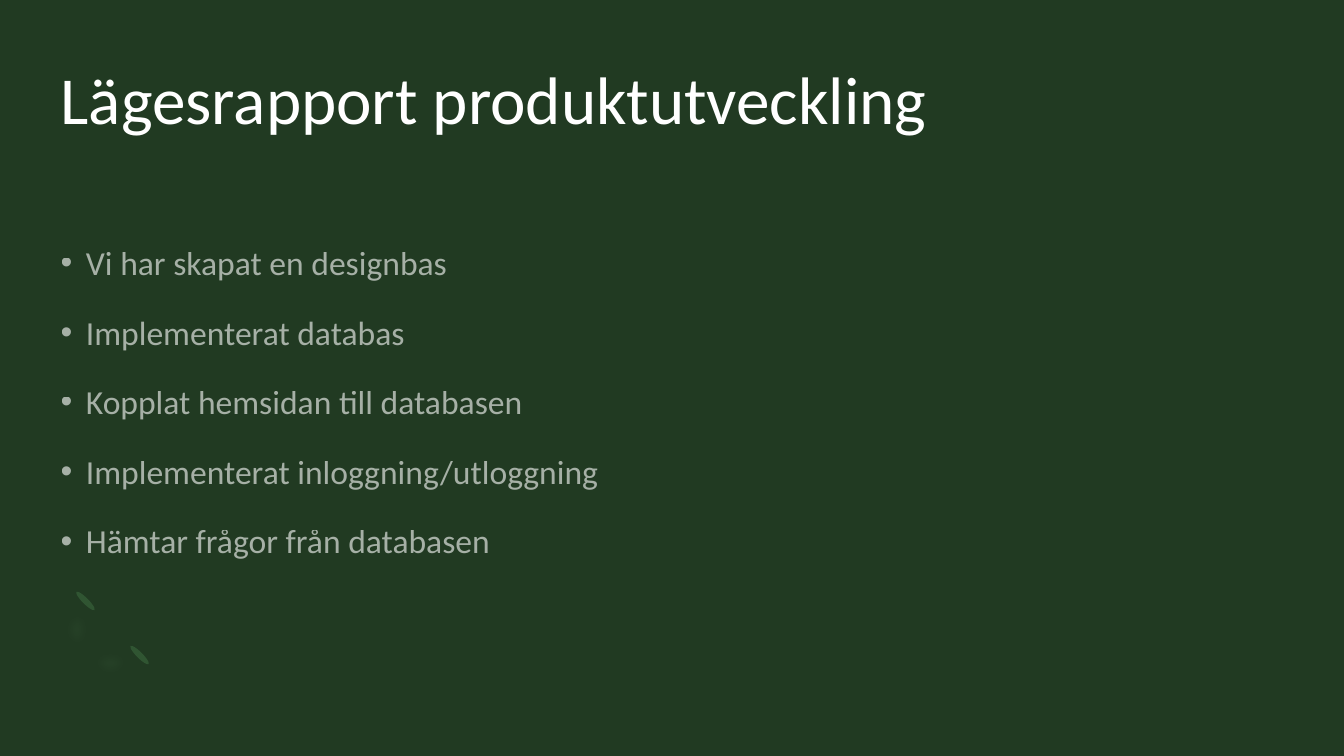
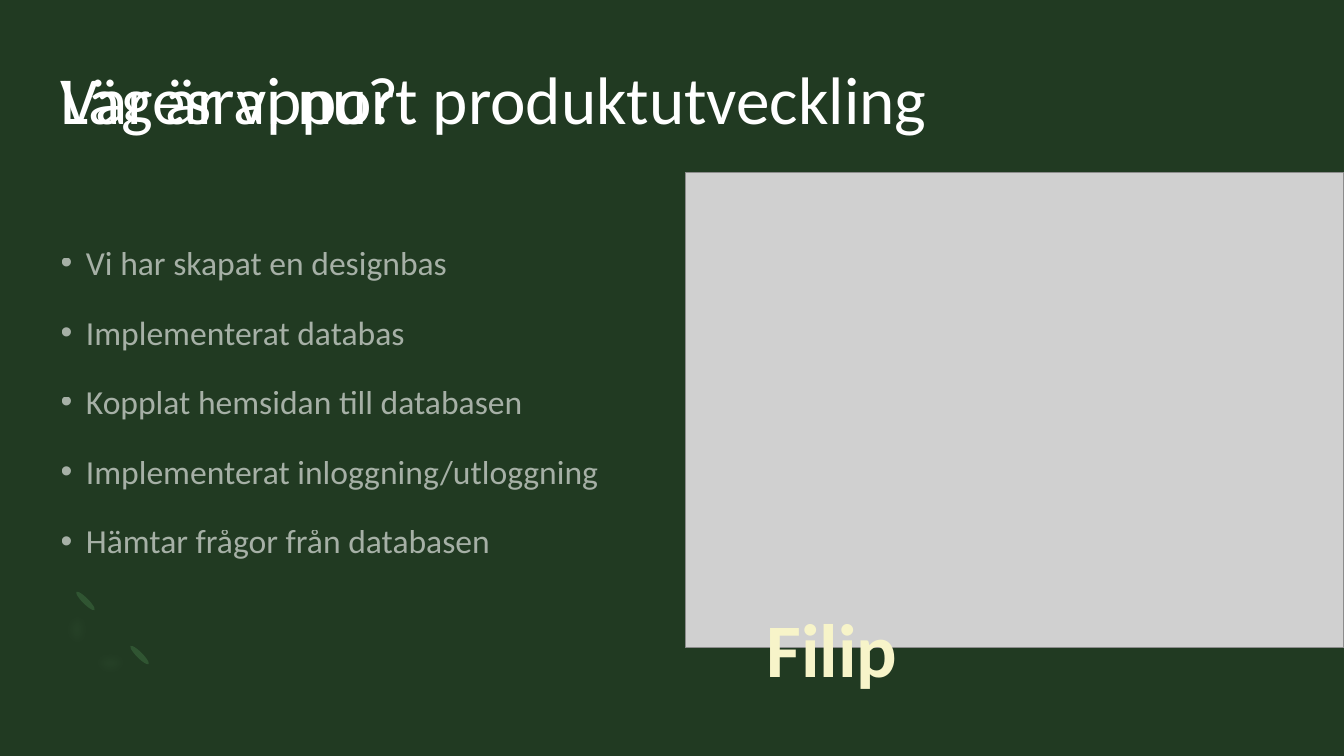
Before and after one commit to Sjofil/HASAB-IDA3, a slide deck: slide 6 of Delredovisning/Sustainable Forms presentation.pptx. Drawn at 1344x756 pixels with LibreOffice and Linux fonts; fonts in the diff are those of the drawing; grey boxes stand for pictures. Boxes give left, top, right and bottom in pixels: in the first picture for what was removed or moved away, otherwise in the second. Text is boxed around its words. In the diff, an @@ line names an element or a change of style, - is before the commit and + after.

```diff
--- a/Delredovisning/Sustainable Forms presentation.pptx
+++ b/Delredovisning/Sustainable Forms presentation.pptx
@@ text added at [61, 77, 399, 136], 48 pt, text #FFFFFF @@
+Var är vi nu?
@@ picture added at [686, 172, 1344, 647] @@
@@ text added at [767, 647, 898, 694], 54 pt, text #F7F4C9, bold @@
+Filip
```
Also in this commit, not shown: 1 other slide changed, 1 slide removed, 1 other file.
